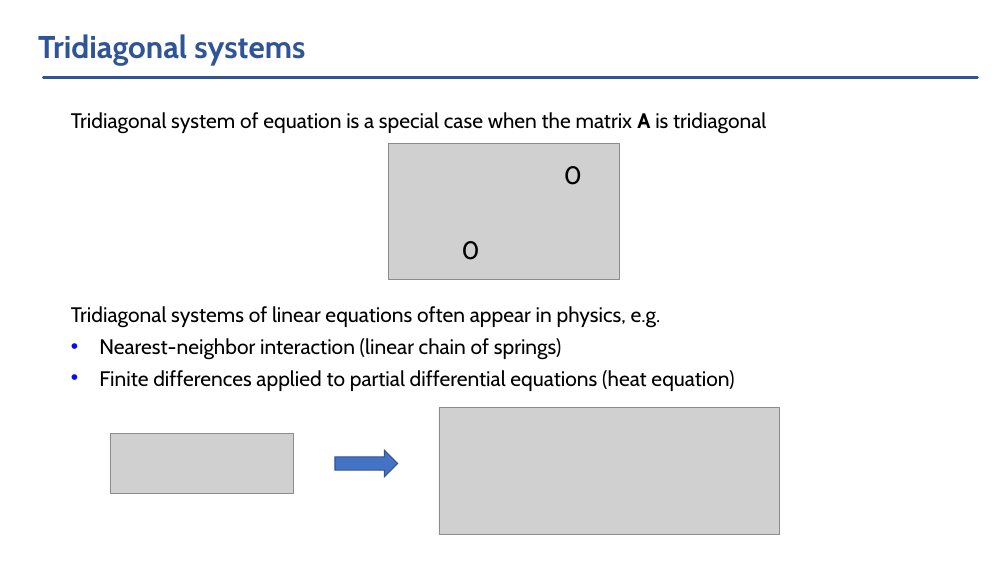
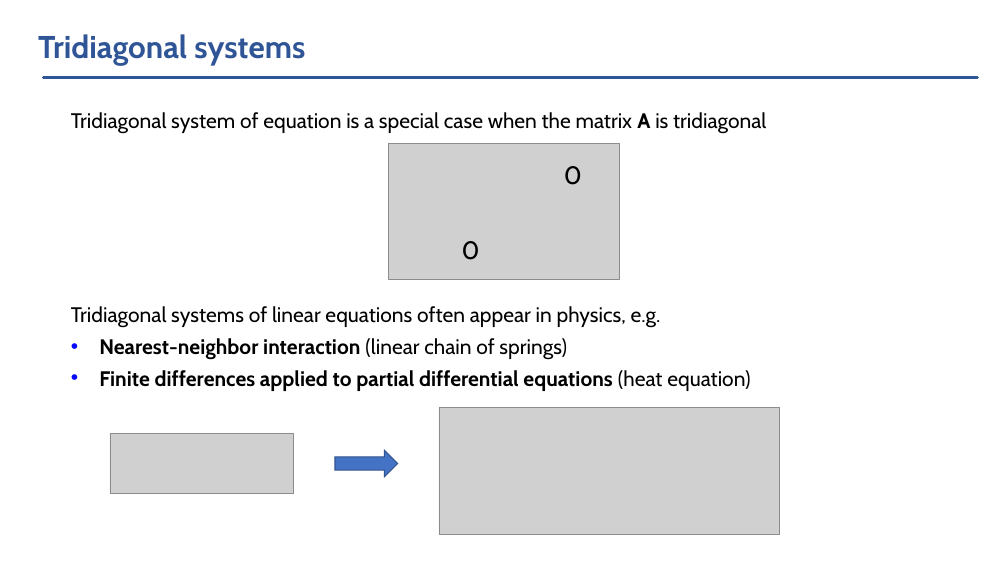
Before and after one commit to vlvovch/PHYS6350-ComputationalPhysics, a slide deck: slide 4 of slides/Lecture5-01-30-23-LinearAlgebra-2.pptx. Drawn at 1008x567 pixels with LibreOffice and Linux fonts; fonts in the diff are those of the drawing; grey boxes stand for pictures. Boxes give left, top, right and bottom in pixels: in the first picture for what was removed or moved away, otherwise in the second. Text is boxed around its words. In the diff, an @@ line names an element or a change of style, - is before the commit and + after.

```diff
--- a/slides/Lecture5-01-30-23-LinearAlgebra-2.pptx
+++ b/slides/Lecture5-01-30-23-LinearAlgebra-2.pptx
@@ text at (99,338,750,391): bold on in "Nearest-neighbor interaction", "Finite differences applied to partial differential equations" @@
```
Also in this commit, not shown: 2 other slides changed, 4 other files.
